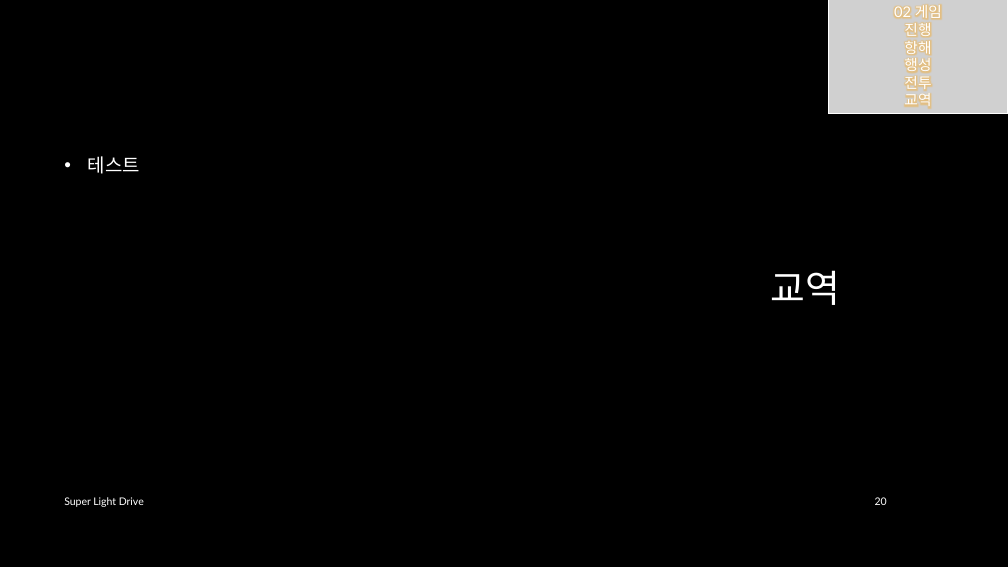
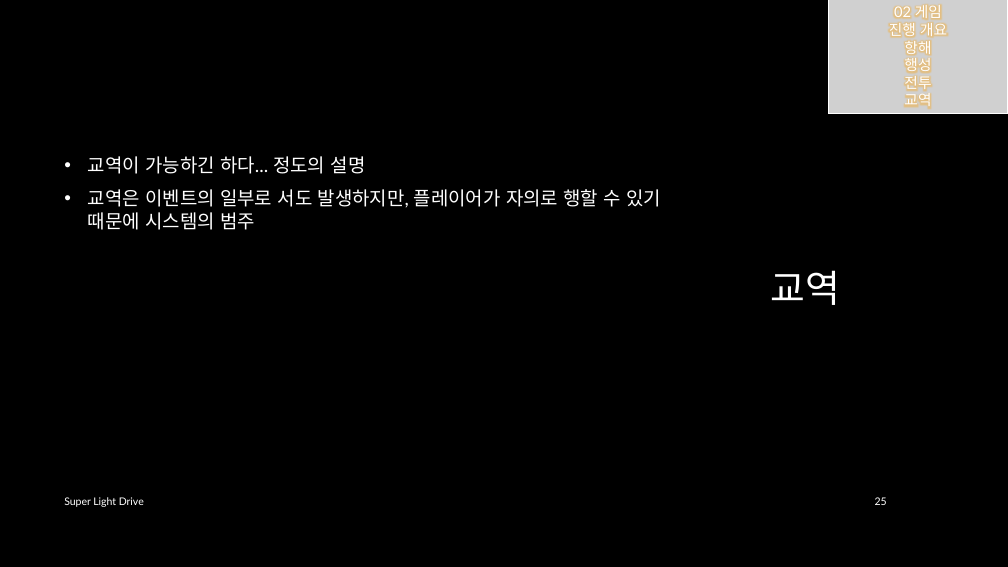
Before and after one commit to iconstudio/2017-Platformer, a slide deck: slide 25 of slides/SuperLightDrive_20171228.pptx (slide 20 before the commit). Drawn at 1008x567 pixels with LibreOffice and Linux fonts; fonts in the diff are those of the drawing; grey boxes stand for pictures; background and template pictures are left out. Boxes give left, top, right and bottom in pixels: in the first picture for what was removed or moved away, otherwise in the second. Text is boxed around its words. In the diff, an @@ line names an element or a change of style, - is before the commit and + after.

```diff
--- a/slides/SuperLightDrive_20171228.pptx
+++ b/slides/SuperLightDrive_20171228.pptx
@@ text in picture at (889,22,947,37): text changed @@
-진행
+진행 개요
@@ text at (88,156,661,230): text changed @@
-• 테스트
+• 교역이 가능하긴 하다... 정도의 설명
+• 교역은 이벤트의 일부로 서도 발생하지만, 플레이어가 자의로 행할 수 있기 때문에 시스템의 범주
@@ page number at (875,497,887,505): text changed @@
-20
+25
```
Also in this commit, not shown: 15 other slides changed, 5 slides added, 3 other files.
